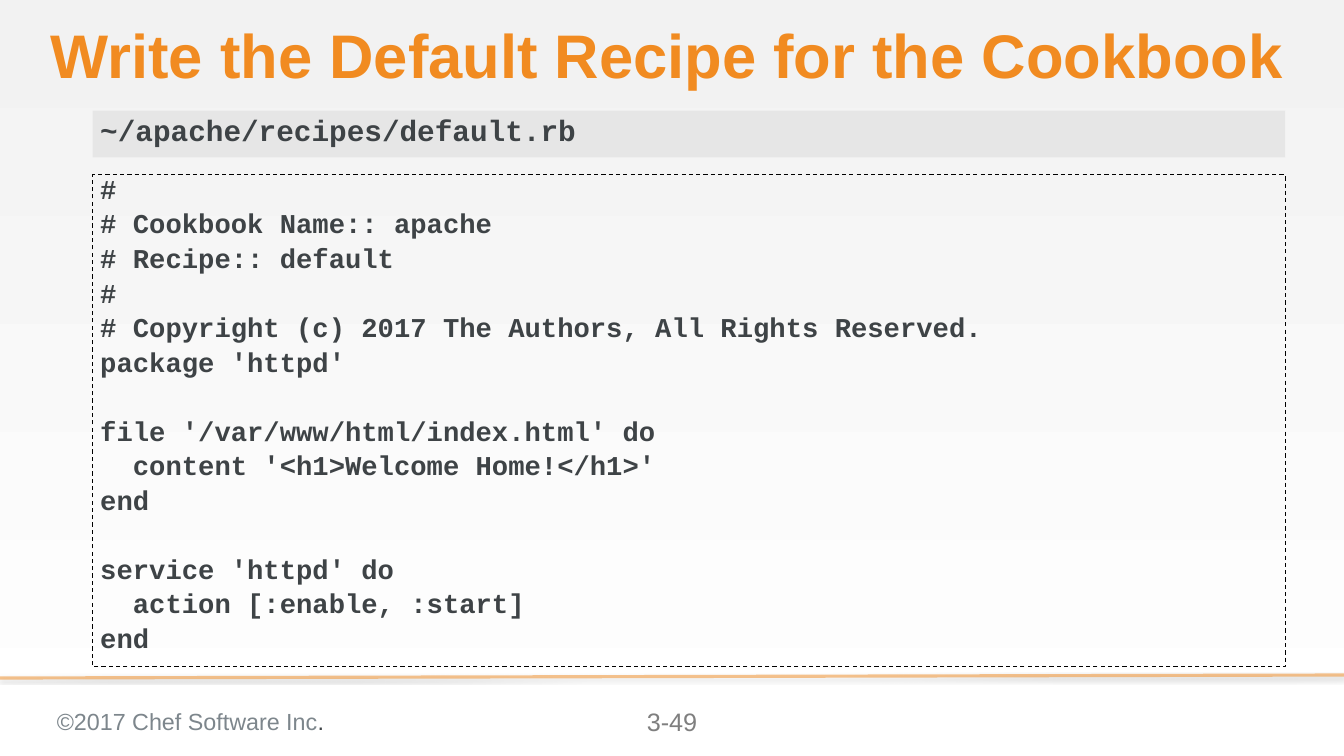
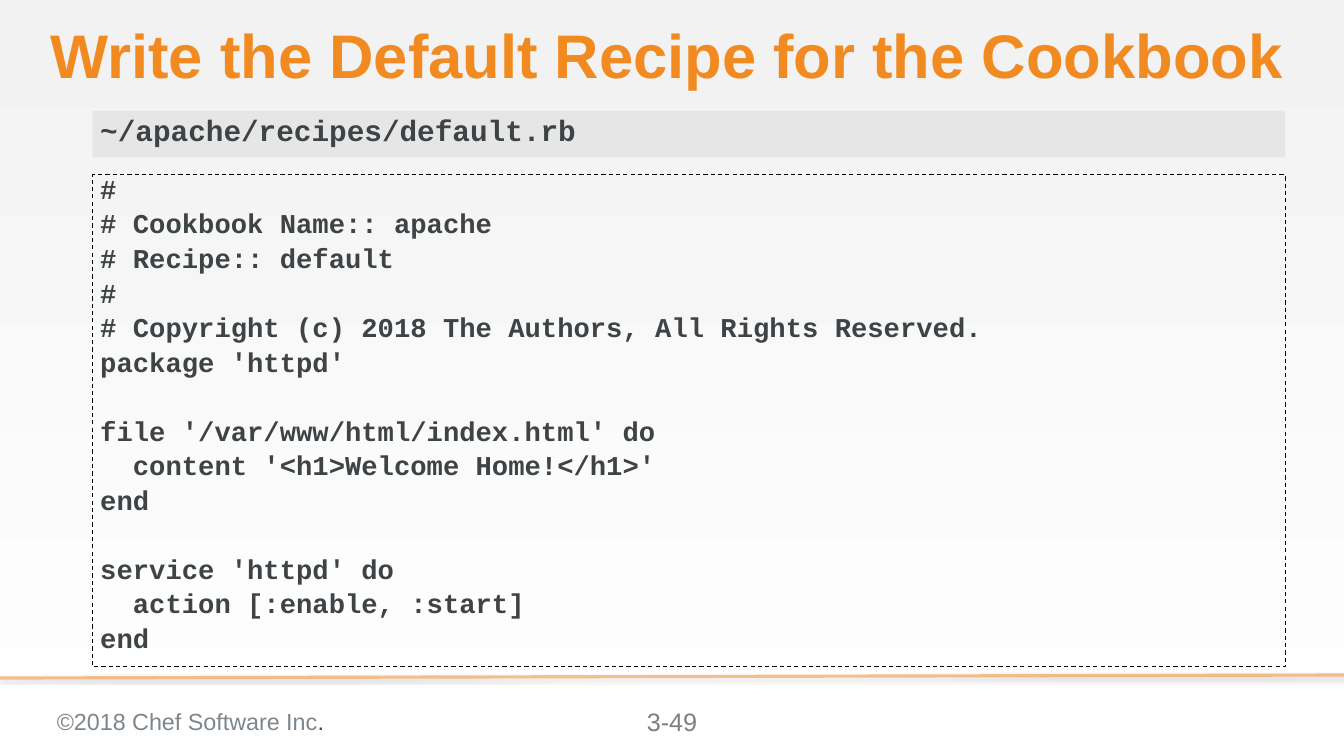
Before and after one commit to anidil18/chef-intermediate, a slide deck: slide 49 of 03-writing_a_test_first.pptx. Drawn at 1344x756 pixels with LibreOffice and Linux fonts; fonts in the diff are those of the drawing; background and template pictures are left out. Boxes give left, top, right and bottom in pixels: in the first picture for what was removed or moved away, otherwise in the second. Text is boxed around its words. In the diff, an @@ line names an element or a change of style, - is before the commit and + after.

Commit message:
Updates copyright, headers, and output

```diff
--- a/03-writing_a_test_first.pptx
+++ b/03-writing_a_test_first.pptx
@@ text at <box>133,318,982,343</box>: text changed @@
-# Copyright (c) 2017 The Authors, All Rights Reserved.
+# Copyright (c) 2018 The Authors, All Rights Reserved.
@@ text at <box>57,713,324,730</box>: text changed @@
-©2017 Chef Software Inc.
+©2018 Chef Software Inc.
```
Also in this commit, not shown: 55 other slides changed, 14 other files.
